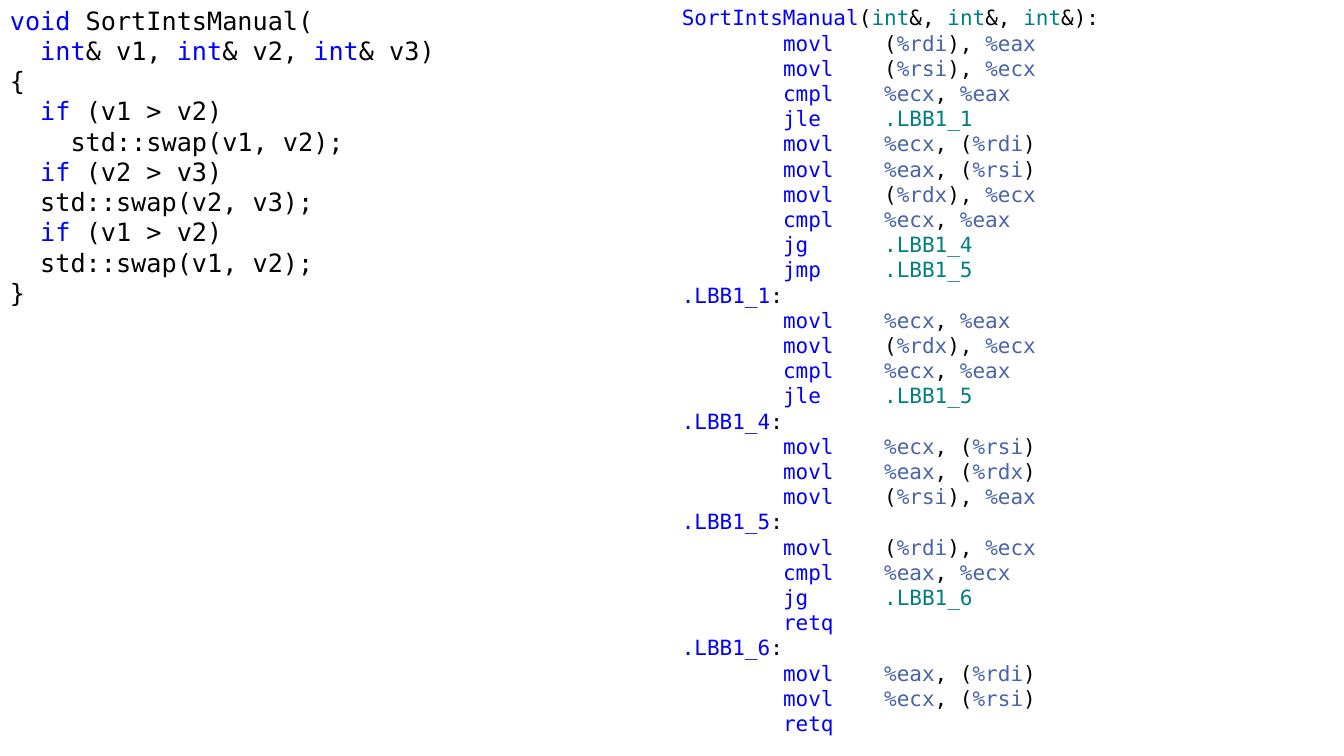
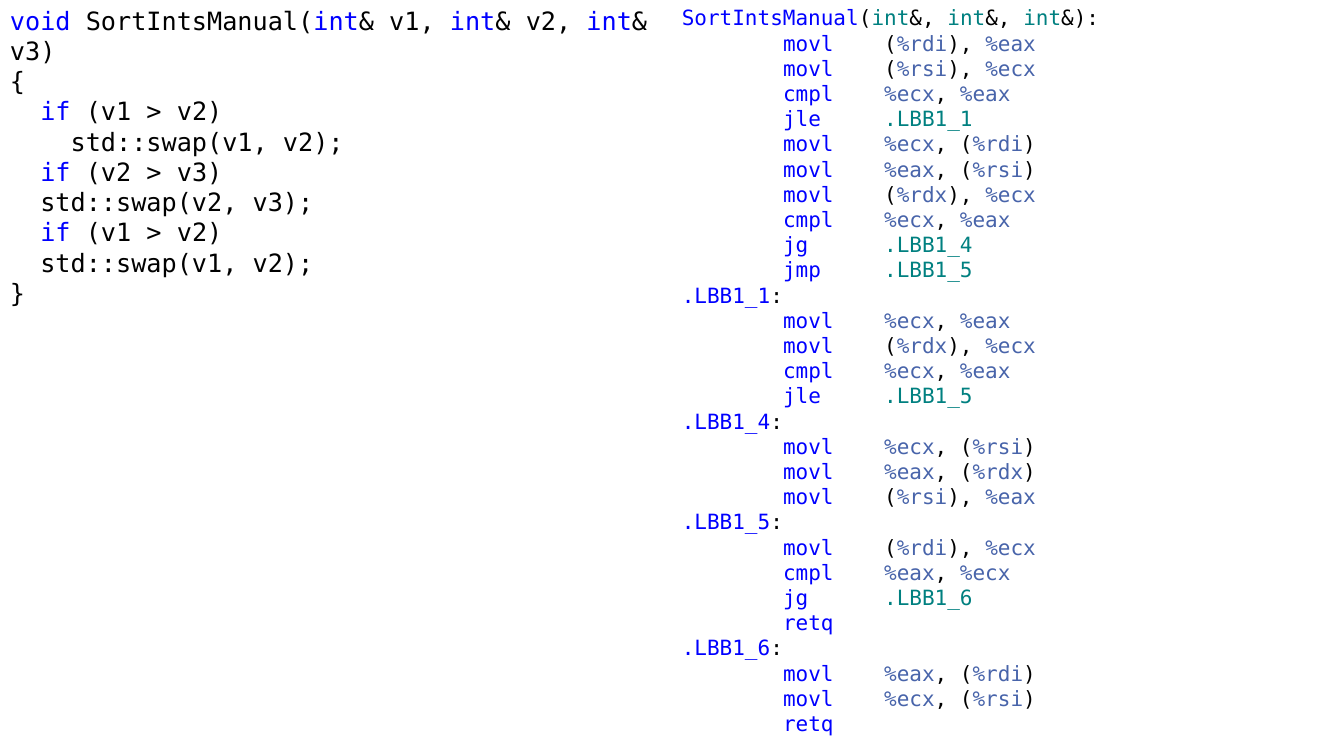
Before and after one commit to alexey-malov/oop, a slide deck: slide 9 of lectures/06/Обобщенное программирование, шаблоны.pptx (slide 14 before the commit). Drawn at 1344x756 pixels with LibreOffice and Linux fonts; fonts in the diff are those of the drawing. Boxes give left, top, right and bottom in pixels: in the first picture for what was removed or moved away, otherwise in the second. Text is boxed around its words. In the diff, an @@ line names an element or a change of style, - is before the commit and + after.

```diff
--- a/lectures/06/Обобщенное программирование, шаблоны.pptx
+++ b/lectures/06/Обобщенное программирование, шаблоны.pptx
@@ text at box(10, 10, 647, 64): text changed @@
-void SortIntsManual(
-int& v1, int& v2, int& v3)
+void SortIntsManual(int& v1, int& v2, int& v3)
```
Also in this commit, not shown: 8 other slides changed, 6 slides added, 17 slides removed, 1 other file.
